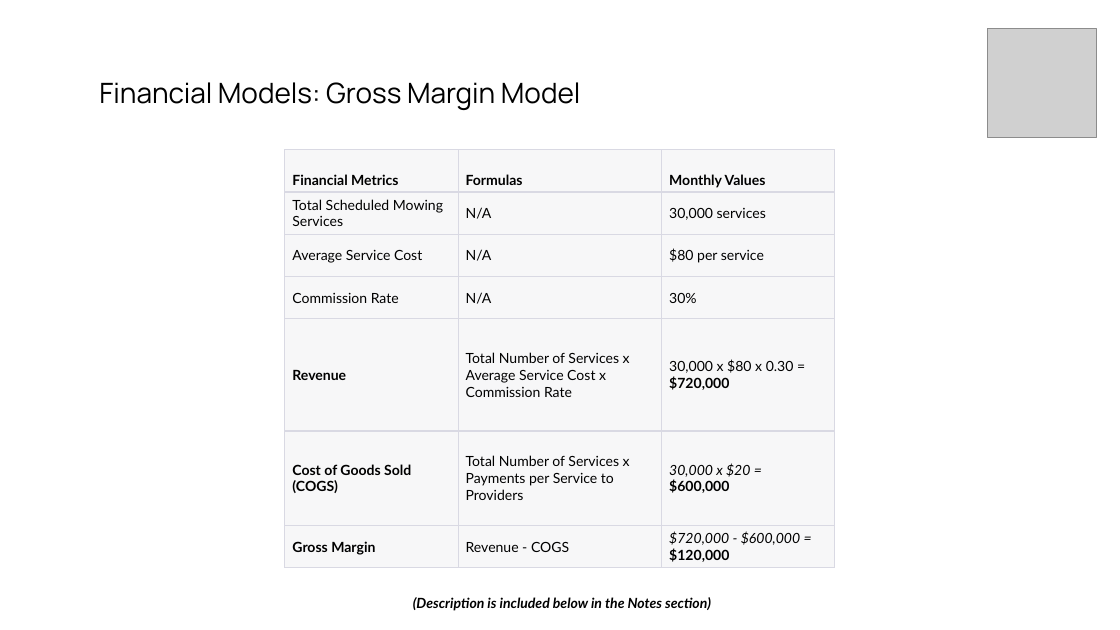
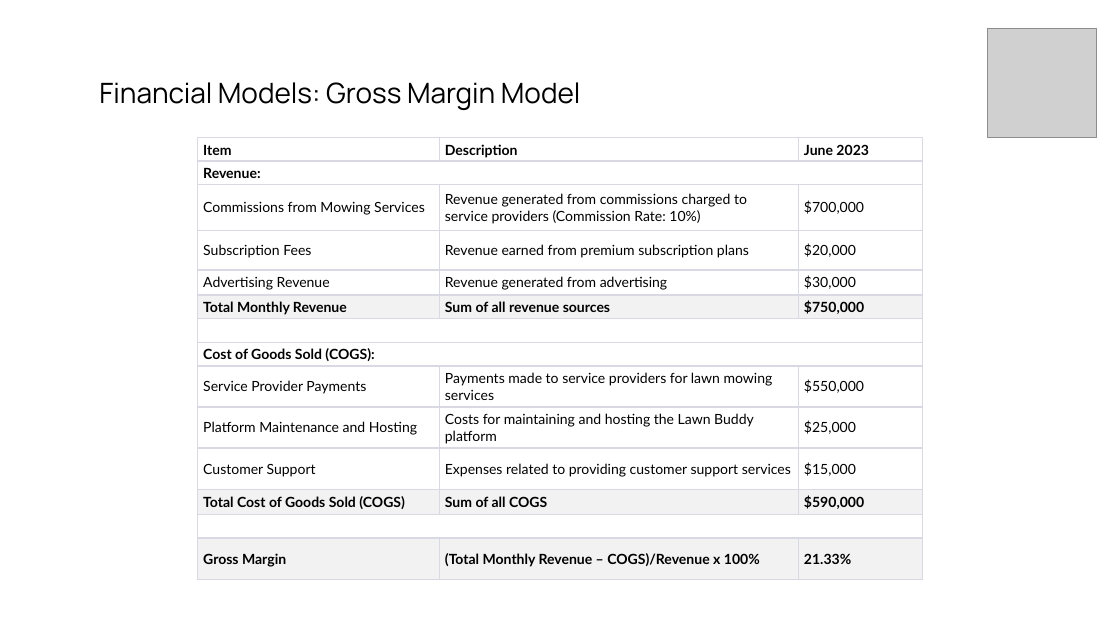
Before and after one commit to gasserahmed/VT-MIT, a slide deck: slide 3 of MGT5824-Tech-based Entrepreneurship/Assignments/Milestone #3 - Business Model Design & AI-powered Operating Models/gasser18-milestone3_slides.pptx. Drawn at 1120x630 pixels with LibreOffice and Linux fonts; fonts in the diff are those of the drawing; grey boxes stand for pictures. Boxes give left, top, right and bottom in pixels: in the first picture for what was removed or moved away, otherwise in the second. Text is boxed around its words. In the diff, an @@ line names an element or a change of style, - is before the commit and + after.

```diff
--- a/MGT5824-Tech-based Entrepreneurship/Assignments/Milestone #3 - Business Model Design & AI-powered Operating Models/gasser18-milestone3_slides.pptx
+++ b/MGT5824-Tech-based Entrepreneurship/Assignments/Milestone #3 - Business Model Design & AI-powered Operating Models/gasser18-milestone3_slides.pptx
@@ table added at (197,138,923,580), 14 rows, 3 columns @@
+Item | Description | June 2023
+Revenue: |  | 
+Commissions from Mowing Services | Revenue generated from commissions charged to service providers (Commission Rate: 10%) | $700,000
+Subscription Fees | Revenue earned from premium subscription plans | $20,000
+Advertising Revenue | Revenue generated from advertising | $30,000
+Total Monthly Revenue | Sum of all revenue sources | $750,000
+ |  | 
+Cost of Goods Sold (COGS): |  | 
+Service Provider Payments | Payments made to service providers for lawn mowing services | $550,000
+Platform Maintenance and Hosting | Costs for maintaining and hosting the Lawn Buddy platform | $25,000
+Customer Support | Expenses related to providing customer support services | $15,000
+Total Cost of Goods Sold (COGS) | Sum of all COGS | $590,000
+ |  | 
+Gross Margin | (Total Monthly Revenue – COGS)/Revenue x 100% | 21.33%
@@ table removed at (284,149,836,568), 7 rows, 3 columns @@
-Financial Metrics | Formulas | Monthly Values
-Total Scheduled Mowing Services | N/A | 30,000 services
-Average Service Cost | N/A | $80 per service
-Commission Rate | N/A | 30%
-Revenue | Total Number of Services x Average Service Cost x Commission Rate | 30,000 x $80 x 0.30 = / $720,000
-Cost of Goods Sold (COGS) | Total Number of Services x Payments per Service to Providers | 30,000 x $20 = / $600,000
-Gross Margin | Revenue - COGS | $720,000 - $600,000 = $120,000
@@ text removed at (413,597,711,611) @@
-(Description is included below in the Notes section)
```
Also in this commit, not shown: 5 other slides changed, 22 slides removed, 2 other files.
